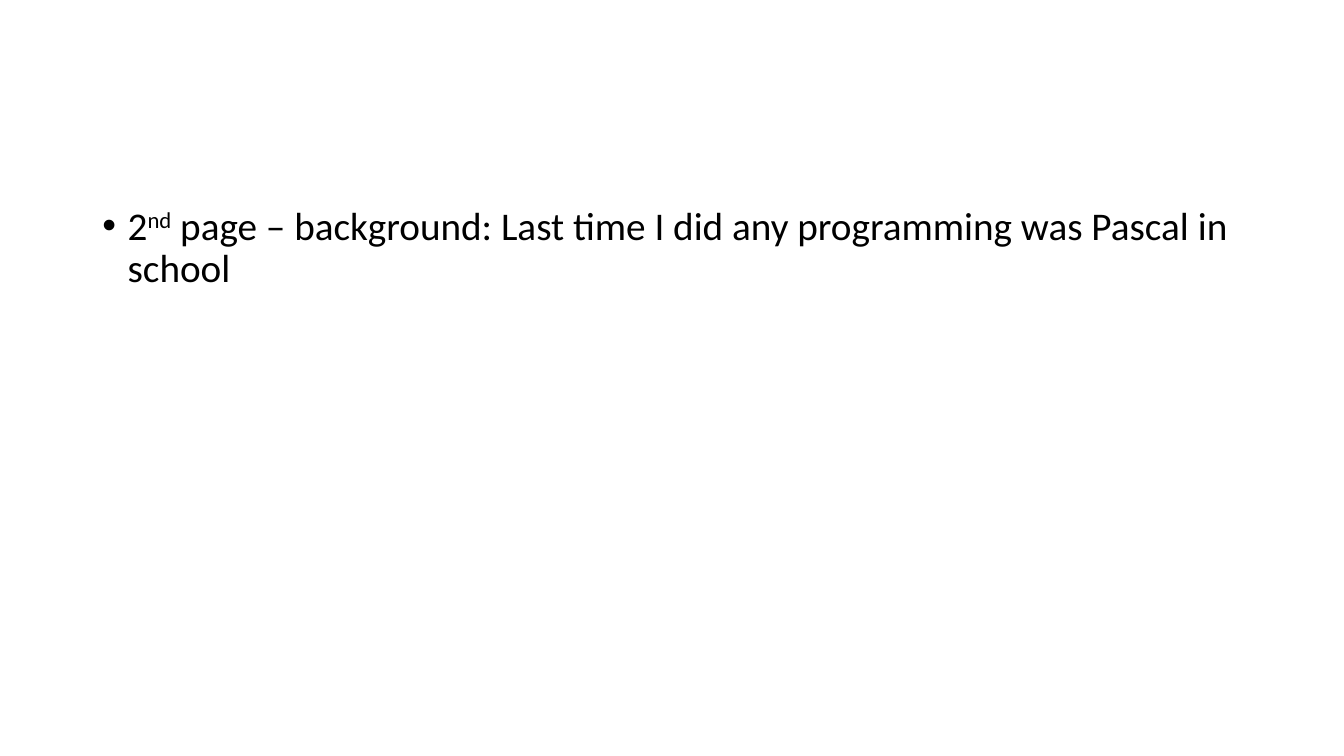
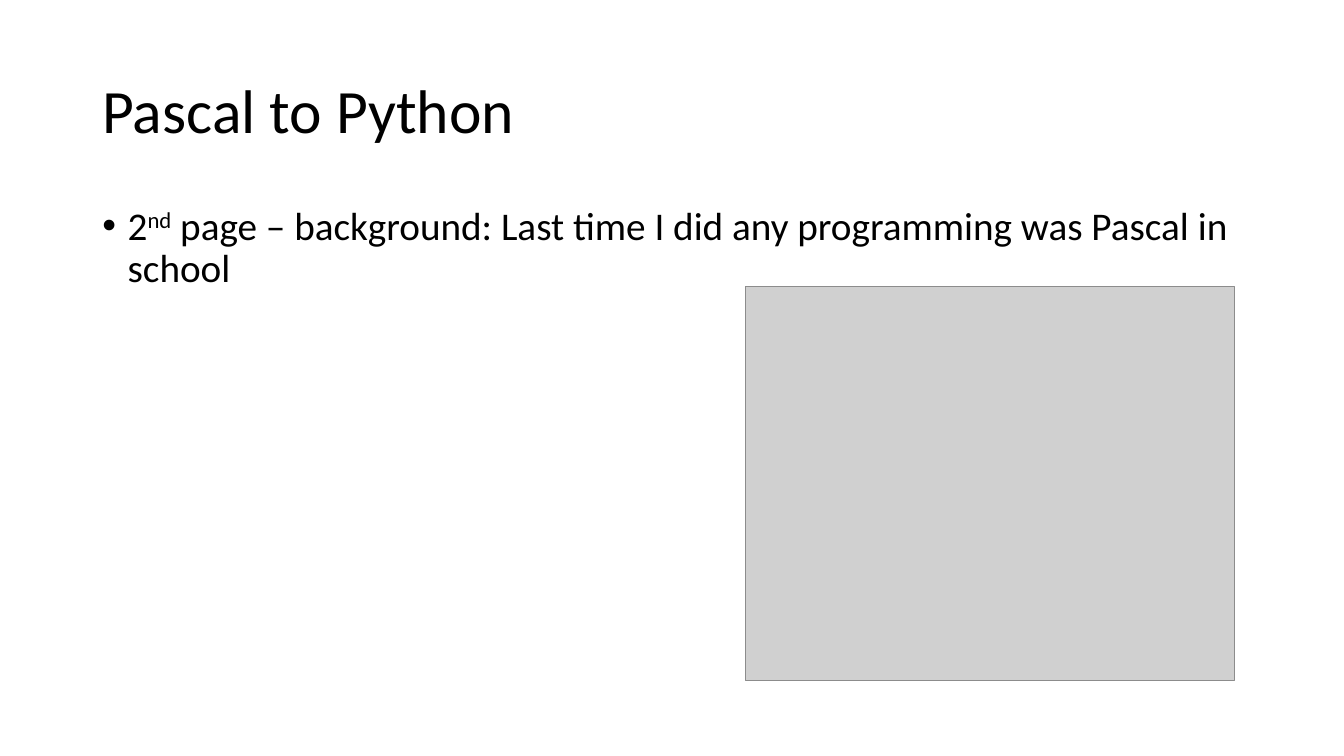
Before and after one commit to datasciencecampus/uk-parliament-stats, a slide deck: slide 2 of user-engagement/dsa-presentation.pptx. Drawn at 1344x756 pixels with LibreOffice and Linux fonts; fonts in the diff are those of the drawing; grey boxes stand for pictures. Boxes give left, top, right and bottom in pixels: in the first picture for what was removed or moved away, otherwise in the second. Text is boxed around its words. In the diff, an @@ line names an element or a change of style, - is before the commit and + after.

```diff
--- a/user-engagement/dsa-presentation.pptx
+++ b/user-engagement/dsa-presentation.pptx
@@ title added at [102,90,514,143], 44 pt, text #000000 @@
+Pascal to Python
@@ picture added at [746,286,1235,681] @@
```
Also in this commit, not shown: 2 other files.
